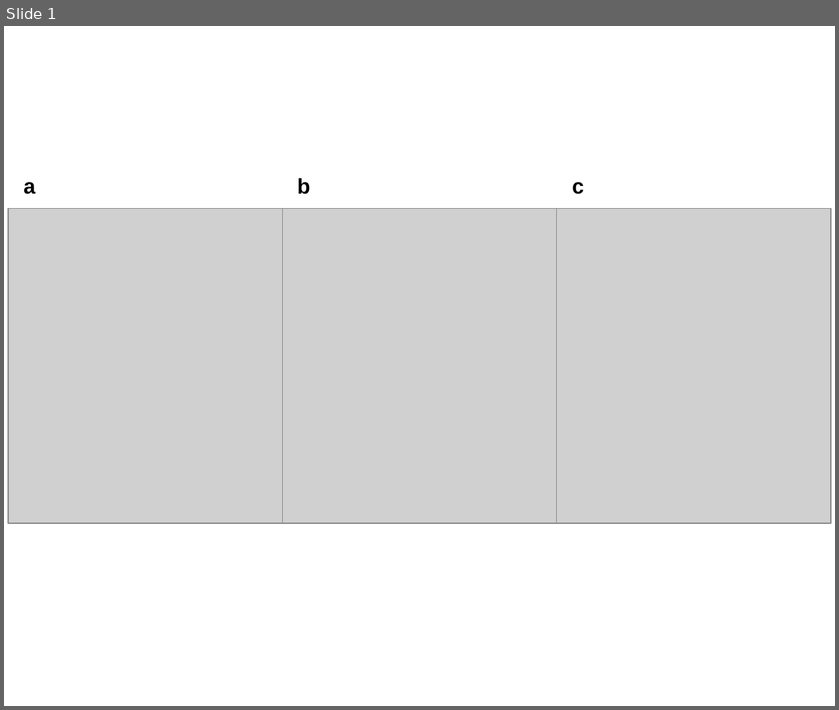
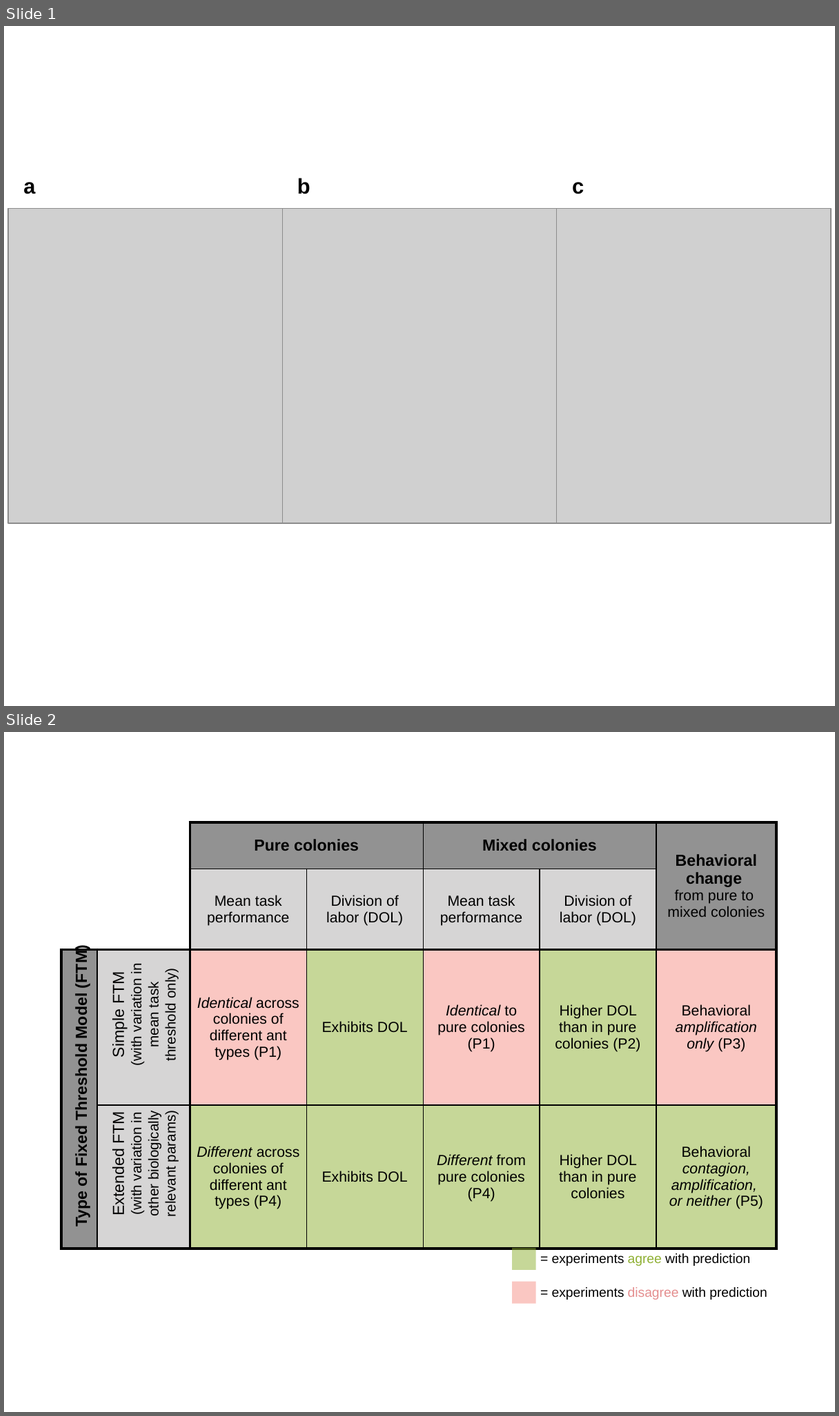
Before and after one commit to marikawakatsu/mixing-model, a slide deck: slides/figures_191206.pptx. Shown one above the other, each under a label of ours: slide 1 before the commit, slides 1 and 2 after it. The pictures are 839x710 and 839x1416 pixels, drawn with LibreOffice and Linux fonts; fonts in the diff are those of the drawing; grey boxes stand for pictures. Boxes give left, top, right and bottom in pixels: in the first picture for what was removed or moved away, otherwise in the second. Text is boxed around its words. In the diff, an @@ line names an element or a change of style, - is before the commit and + after.

```diff
--- a/slides/figures_191206.pptx
+++ b/slides/figures_191206.pptx
@@ slide 2 added at [4, 732, 835, 1412], background #FFFFFF @@
@@ table added at [61, 822, 774, 1236], 4 rows, 7 columns @@
+ |  | Pure colonies |  | Mixed colonies |  | Behavioral change / from pure to / mixed colonies
+ |  | Mean task performance | Division of labor (DOL) | Mean task performance | Division of labor (DOL) | 
+ |  | Identical across colonies of different ant types (P1) | Exhibits DOL | Identical to pure colonies (P1) | Higher DOL than in pure colonies (P2) | Behavioral amplification only (P3)
+ |  | Different across colonies of different ant types (P4) | Exhibits DOL | Different from pure colonies (P4) | Higher DOL than in pure colonies | Behavioral contagion, amplification, / or neither (P5)
@@ text added at [72, 949, 90, 1227], 12 pt, text #000000, bold @@
+Type of Fixed Threshold Model (FTM)
@@ text added at [110, 964, 179, 1065], 10.7 pt, text #000000 @@
+Simple FTM (with variation in mean task threshold only)
@@ text added at [110, 1113, 179, 1216], 10.7 pt, text #000000 @@
+Extended FTM (with variation in other biologically relevant params)
@@ table added at [511, 1248, 776, 1304], 3 rows, 2 columns @@
+ | = experiments agree with prediction
+ | 
+ | = experiments disagree with prediction
```
Also in this commit, not shown: 3 slides changed, 2 other slides added, 49 other files.
